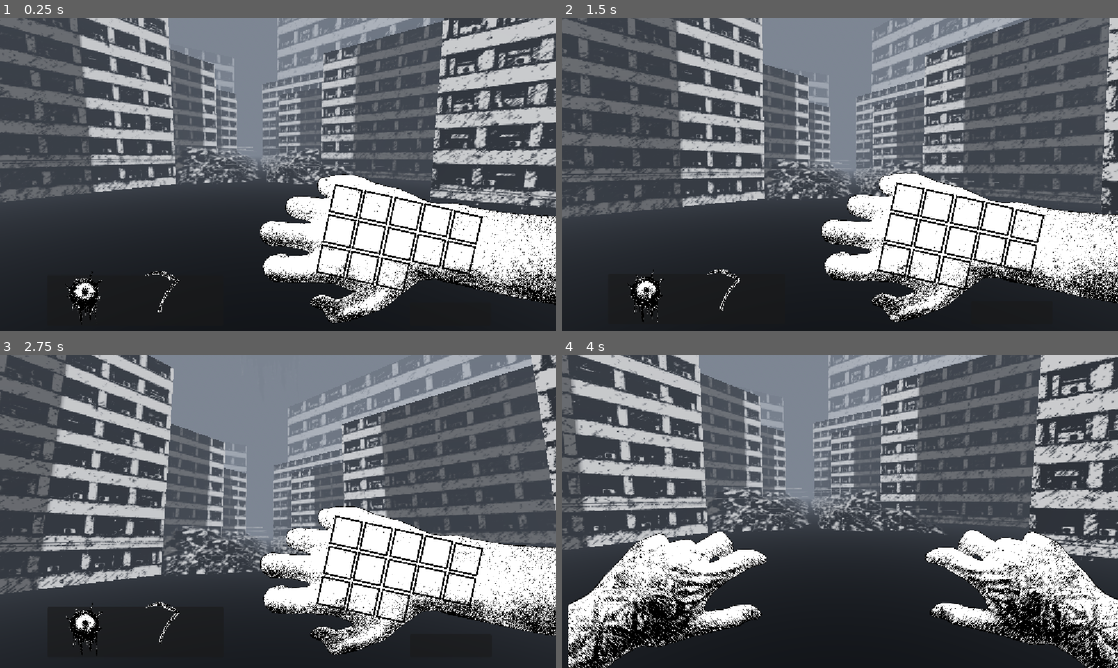
Above: before the commit, frames 1-4 (two rows, left to right).
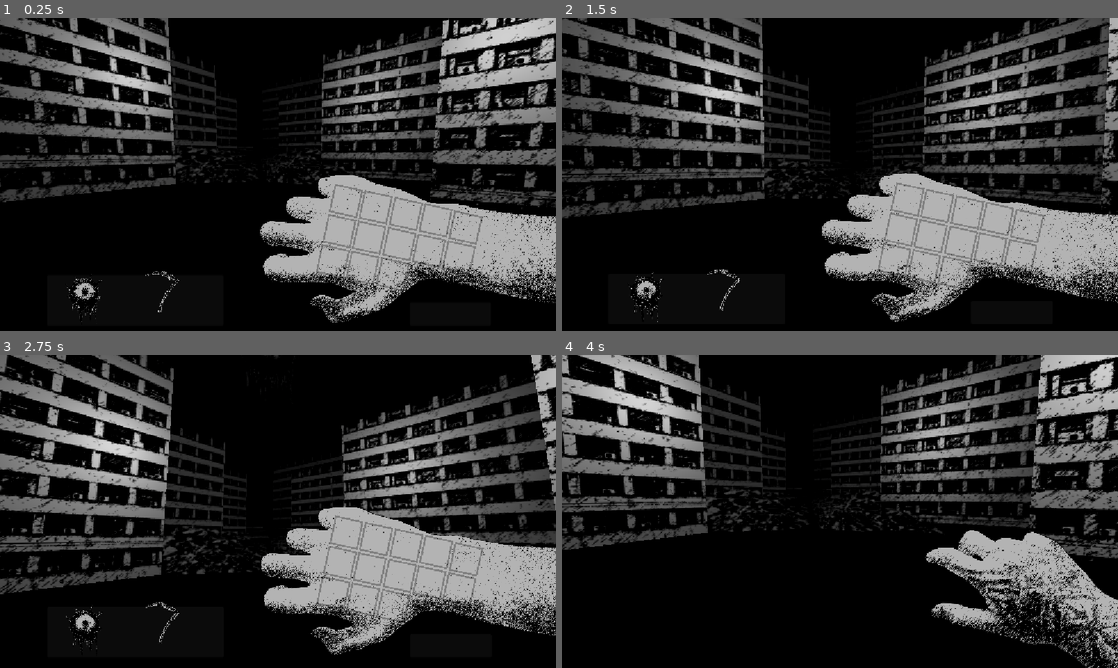
Above: after the commit, the same moments.

Repository: kandlash/Inkhedoro
Game: Godot game, scene res://scenes/levels/level_1.tscn
Two runs of this game, one before a commit and one after it. Both use one fixed random seed, a clock stepped at 60 frames per second and the inputs below.
Inputs (mouse positions are in pixels of both pictures, inside the frame that each line leads up to):
- Up to frame 1 (0.25 s): no input
- Up to frame 2 (1.5 s): tap Enter (ui_accept) at 0.5, 0.77 s; move the mouse to (962, 158) at 0.52 s; hold W (move_forward) 0.53-1.25 s; click (962, 158) at 0.67 s; drag from (728, 190) to (895, 259) at 1.27 s
- Up to frame 3 (2.75 s): move the mouse to (333, 442) at 2.02 s; hold W (move_forward) from 2.03 s (still down)
- Up to frame 4 (4 s): release W (move_forward) at 2.75 s; drag from (812, 574) to (940, 539) at 2.77 s; move the mouse to (1006, 558) at 3.52 s; hold S (move_backward) from 3.53 s (still down); tap Enter (ui_accept) at 3.77 s

The runs differ from the first frame. In frame 1, 87% of the frame differs, in the area x 0-100%, y 0-100%; in frame 2, 87%; in frame 3, 87%; in frame 4, 90%.

Commit message:
arms are darker

Diff:
--- a/scenes/levels/level_1.tscn
+++ b/scenes/levels/level_1.tscn
@@ -16,10 +16,9 @@
 sky = SubResource("Sky_6iamk")
 tonemap_mode = 2
 fog_enabled = true
-fog_light_energy = 0.52
-fog_density = 0.03
+fog_light_color = Color(0.0005812841, 0.00070481526, 0.0009252253, 1)
+fog_density = 0.0853
 fog_height = 3.0
-volumetric_fog_enabled = true
 adjustment_enabled = true
 
 [sub_resource type="StandardMaterial3D" id="StandardMaterial3D_x42e6"]
@@ -43,6 +42,7 @@
 [node name="level_1" type="Node3D"]
 
 [node name="DirectionalLight3D" type="DirectionalLight3D" parent="."]
+visible = false
 light_energy = 0.15
 light_specular = 5.948
 shadow_enabled = true
@@ -55,8 +55,8 @@
 transform = Transform3D(1, 0, 0, 0, 1, 0, 0, 0, 1, 0, 0.7834475, 19.710766)
 
 [node name="Sprite3D" type="Sprite3D" parent="player"]
-transform = Transform3D(1, 0, 0, 0, 1, 0, 0, 0, 1, 0, 85.43718, -78.82971)
-pixel_size = 0.11
+transform = Transform3D(1, 0, 0, 0, 1, 0, 0, 0, 1, 0, 27.52829, -27.855637)
+pixel_size = 0.03
 billboard = 1
 texture = ExtResource("4_x42e6")
 
@@ -440,3 +440,15 @@
 material_override = SubResource("StandardMaterial3D_nsrm0")
 mesh = SubResource("PlaneMesh_ksju7")
 skeleton = NodePath("../..")
+
+[node name="OmniLight3D" type="OmniLight3D" parent="."]
+transform = Transform3D(1, 0, 0, 0, 1, 0, 0, 0, 1, 5.2232594, 4.294791, 16.05968)
+
+[node name="OmniLight3D2" type="OmniLight3D" parent="."]
+transform = Transform3D(1, 0, 0, 0, 1, 0, 0, 0, 1, -4.0814404, 4.294791, 11.979278)
+
+[node name="OmniLight3D3" type="OmniLight3D" parent="."]
+transform = Transform3D(1, 0, 0, 0, 1, 0, 0, 0, 1, -4.0814404, 4.294791, 20.2269)
+
+[node name="OmniLight3D4" type="OmniLight3D" parent="."]
+transform = Transform3D(1, 0, 0, 0, 1, 0, 0, 0, 1, 4.7747602, 4.294791, 10.833363)
--- a/scenes/player/player.tscn
+++ b/scenes/player/player.tscn
@@ -77,6 +77,7 @@
 
 [node name="ArmBase" type="Control" parent="CanvasLayer"]
 visible = false
+modulate = Color(0.7038078, 0.7038079, 0.70380765, 1)
 layout_mode = 3
 anchors_preset = 7
 anchor_left = 0.5
@@ -95,11 +96,13 @@
 sprite_frames = SubResource("SpriteFrames_dovo2")
 
 [node name="Left" type="AnimatedSprite2D" parent="CanvasLayer/ArmBase"]
+visible = false
 position = Vector2(-350.00003, -102.99999)
 scale = Vector2(-0.42, 0.42)
 sprite_frames = SubResource("SpriteFrames_8afob")
 
 [node name="TattooPose" type="Control" parent="CanvasLayer"]
+modulate = Color(0.7038078, 0.7038079, 0.70380765, 1)
 layout_mode = 3
 anchors_preset = 7
 anchor_left = 0.5
@@ -118,6 +121,7 @@
 sprite_frames = SubResource("SpriteFrames_p47bc")
 
 [node name="Grid" type="Node2D" parent="CanvasLayer/TattooPose"]
+modulate = Color(1, 1, 1, 0.3137255)
 position = Vector2(-36, -51.999996)
 rotation = 0.21369182
 
